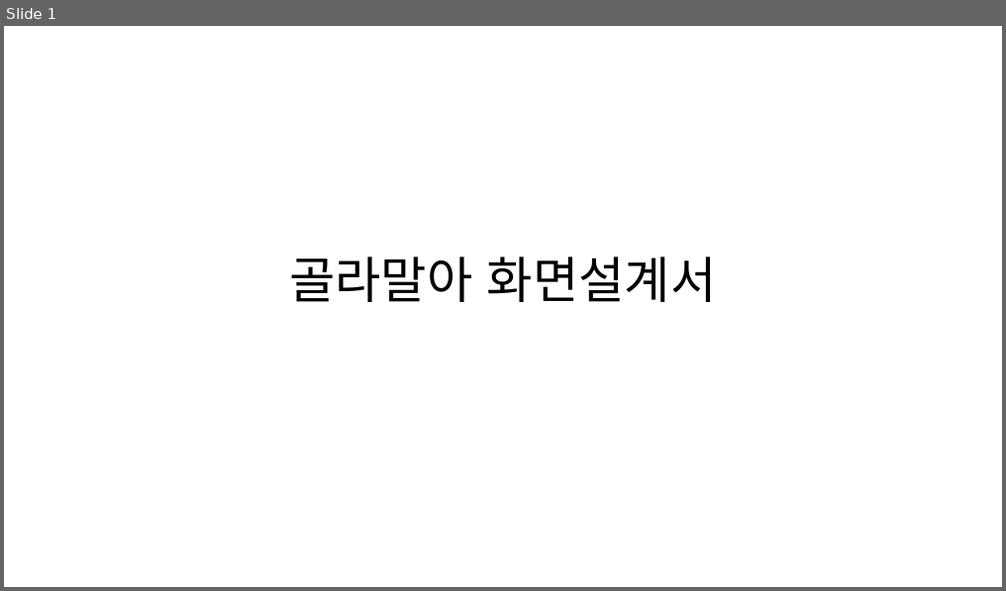
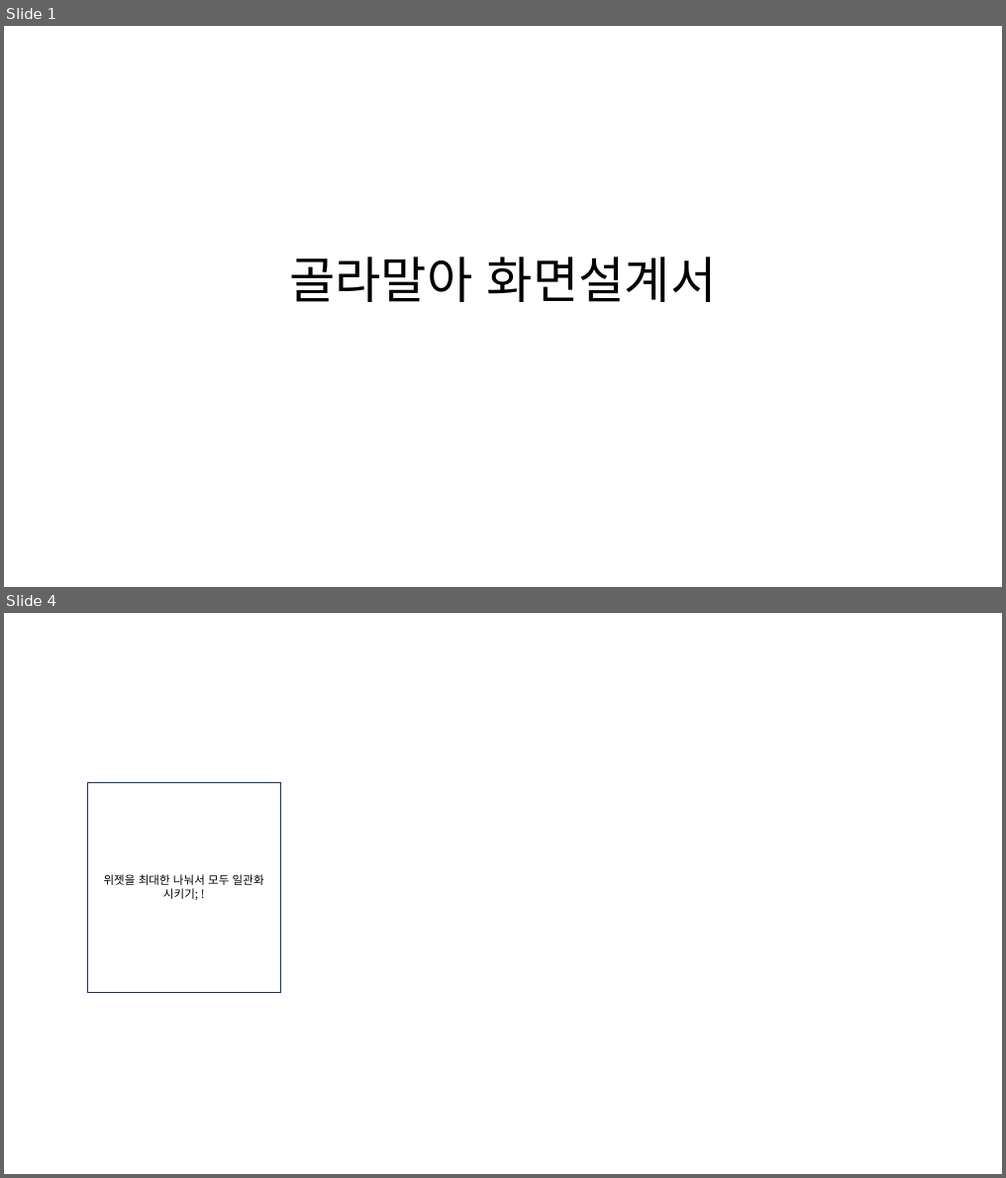
Before and after one commit to H-EH7/picker, a slide deck: 1. Documents/설계/골라말아 화면설계서_v1.0.pptm. Shown one above the other, each under a label of ours: slide 1 before the commit, slides 1 and 4 after it; the slides between them are not shown. The pictures are 1006x591 and 1006x1178 pixels, drawn with LibreOffice and Linux fonts; fonts in the diff are those of the drawing. Boxes give left, top, right and bottom in pixels: in the first picture for what was removed or moved away, otherwise in the second. Text is boxed around its words. In the diff, an @@ line names an element or a change of style, - is before the commit and + after.

```diff
--- a/1. Documents/설계/골라말아 화면설계서_v1.0.pptm
+++ b/1. Documents/설계/골라말아 화면설계서_v1.0.pptm
@@ slide 4 added at box(4, 613, 1002, 1174), background #FFFFFF @@
@@ rectangle added at box(88, 782, 281, 992), outline #1E3256 1 pt, 11 pt, text #000000 @@
+위젯을 최대한 나눠서 모두 일관화 시키기; !
```
Also in this commit, not shown: 7 slides changed, 2 other slides added, 1 slide removed, 2 other files.
